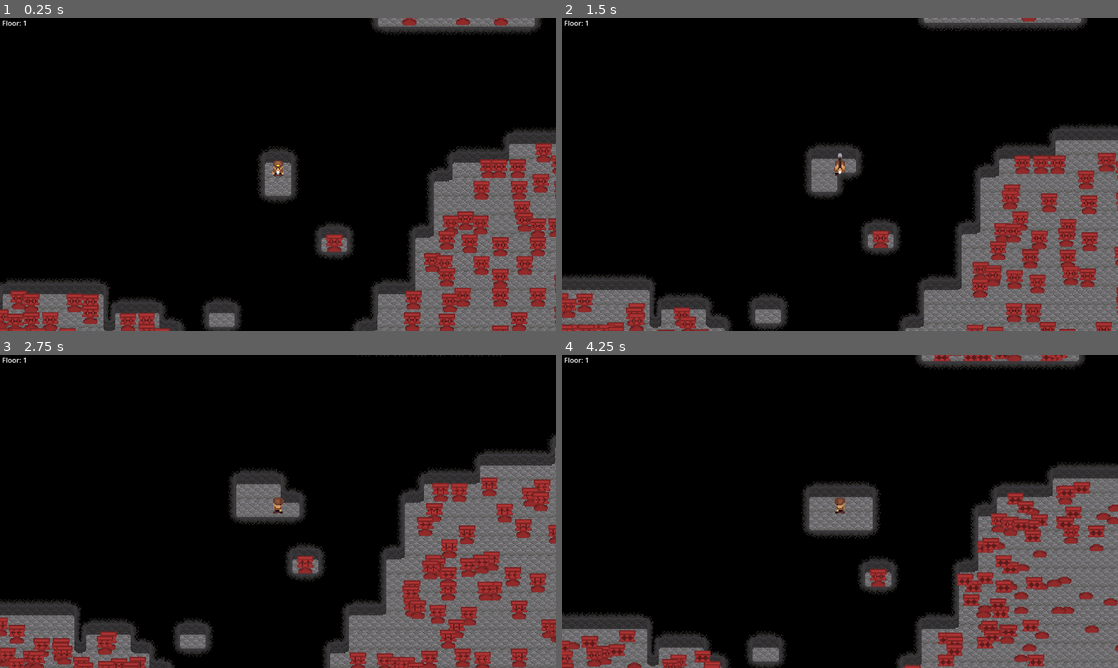
Above: before the commit, frames 1-4 (two rows, left to right).
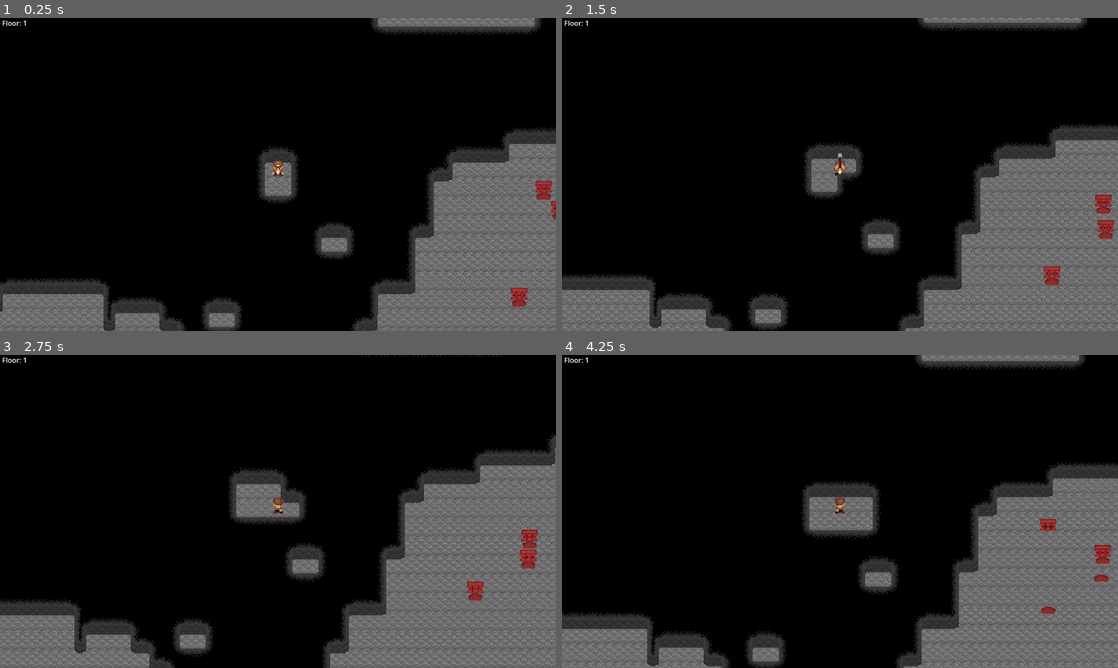
Above: after the commit, the same moments.

Repository: ethanbaedke/Mining-Game
Game: Godot game, scene res://game_manager.tscn
The game is run twice, just before and just after one commit, with the same random seed, the same clock (stepped at 60 frames per second) and the same inputs.
Inputs:
- Up to frame 1 (0.25 s): no input
- Up to frame 2 (1.5 s): hold Right (move_right) 0.53-1.28 s; tap C (use_pickaxe) at 0.6, 1.35 s; hold Down (move_down) from 1.28 s (still down)
- Up to frame 3 (2.75 s): release Down (move_down) at 2.03 s; hold Right (move_right) from 2.03 s (still down); tap C (use_pickaxe) at 2.1 s
- Up to frame 4 (4.25 s): release Right (move_right) at 2.78 s; hold Up (move_up) 2.78-3.53 s; tap C (use_pickaxe) at 2.85, 3.6 s; hold Left (move_left) from 3.53 s (still down)

The runs differ from the first frame. In frame 1, 7.0% of the frame differs, in the area x 0-100%, y 0-100%; in frame 2, 6.3%; in frame 3, 7.9%, in the area x 0-100%, y 39-100%; in frame 4, 6.8%.

Commit message:
Added secret rooms and gamepad support.

Diff:
--- a/mining-game/cannonhead_enemy.tscn
+++ b/mining-game/cannonhead_enemy.tscn
@@ -10,6 +10,7 @@
 size = Vector2(10, 3)
 
 [node name="CannonheadEnemy" type="Node2D" unique_id=1273210817]
+z_index = -2
 script = ExtResource("1_areo8")
 
 [node name="Head" type="Area2D" parent="." unique_id=1132862508]
--- a/mining-game/cave_hole.tscn
+++ b/mining-game/cave_hole.tscn
@@ -6,6 +6,7 @@
 radius = 5.0
 
 [node name="CaveHole" type="Area2D" unique_id=1440773]
+z_index = -3
 collision_layer = 0
 collision_mask = 2
 monitorable = false
--- a/mining-game/mine_level.gd
+++ b/mining-game/mine_level.gd
@@ -10,9 +10,12 @@
 
 const CAVE_HOLE_SCENE:PackedScene = preload("res://cave_hole.tscn")
 const CANNONHEAD_ENEMY_SCENE:PackedScene = preload("res://cannonhead_enemy.tscn")
+const SECRET_ROOM_SCENE:PackedScene = preload("res://secret_room.tscn")
 
 const MAP_WIDTH:int = 64
 const MAP_HEIGHT:int = 64
+# The width and height of a secret area use the same minimum size.
+const MIN_SECRET_AREA_SIZE:int = 3
 
 const CELL_NEIGHBORS:Array[TileSet.CellNeighbor] = [
 	TileSet.CellNeighbor.CELL_NEIGHBOR_RIGHT_SIDE,
@@ -52,15 +55,12 @@
 	_game_manager = get_parent()
 
 	# Generate the map
-	var map:PackedByteArray = _generate_map()
+	_generate_map()
 
 	# Place visual tiles for all physical tiles present in the wall_physical_layer.
 	var used_cell_coords:Array[Vector2i] = wall_physical_layer.get_used_cells()
 	for cell_coords:Vector2i in used_cell_coords:
 		_update_visual_tilemap_cell(cell_coords)
-
-	# Set the starting position of the player.
-	_set_player_starting_position(map)
 
 	# Listen for the player dying so we can fire our own event.
 	player_character.player_killed.connect(func() -> void:
@@ -88,6 +88,7 @@
 		# If this cell is empty, move the player there and return.
 		if (map[current.x + (current.y * MAP_WIDTH)] == 0):
 			player_character.global_position = (current * 16.0) + Vector2(8.0, 8.0)
+			map[current.x + (current.y * MAP_WIDTH)] = 1
 			return
 		# Otherwise, add its surrounding cells to the queue to be checked against.
 		else:
@@ -140,6 +141,11 @@
 				wall_physical_layer.set_cells_terrain_connect([Vector2i(x, y)], 0, 0)
 				map[x + (y * MAP_WIDTH)] = 1
 
+	# Set the starting position of the player here, before placing secret rooms, so they don't spawn in one.
+	_set_player_starting_position(map)
+
+	_place_secret_rooms(map)
+
 	# Setup our navigation here, since it should see physical tiles and holes.
 	_astar.region = Rect2i(0, 0, MAP_WIDTH, MAP_HEIGHT)
 	_astar.cell_size = Vector2(16.0, 16.0)
@@ -155,6 +161,114 @@
 
 	return map
 
+# Hollows wall sections and replaces them with secret rooms.
+func _place_secret_rooms(map:PackedByteArray) -> void:
+
+	# Place secret rooms until the largest available area doesn't meet our size requirement.
+	# NOTE: One issue here is that the largest rectangular area could be long and really thin. By having one dimension that doesn't meet our minimum size requirements,
+	#        we will return even though there are many other spaces to put secret rooms. This is okay for now, since it adds some randomness to how many secret rooms will spawn.
+	#         However, this issue should be noted and possibly ammended later.
+	while (true):
+
+		# Find largest filled rectangular area on map for secret room.
+		var rect:Rect2i = _get_largest_wall_rect()
+
+		# Ensure the area is big enough to fit a secret room. We -4 here since we leave two filled cells of space around the edges of the secret room.
+		if (rect.size.x - 4 < MIN_SECRET_AREA_SIZE || rect.size.y - 4 < MIN_SECRET_AREA_SIZE):
+			return
+
+		var clipped_rect:Rect2i = Rect2i(rect.position + Vector2i(2, 2), rect.size - Vector2i(4, 4))
+		_setup_secret_room(map, clipped_rect)
+
+# Sets up one secret room over the input rect, which is considered to be in cell coordinates.
+func _setup_secret_room(map:PackedByteArray, room_rect:Rect2i) -> void:
+
+	# Remove all cells from the secret rooms area.
+	var start:Vector2i = room_rect.position
+	var end:Vector2i = room_rect.position + room_rect.size
+	for y:int in range(start.y, end.y):
+		for x:int in range(start.x, end.x):
+			remove_tile(Vector2i(x, y))
+			map[x + (y * MAP_WIDTH)] = 0
+
+	# Spawn the secret room.
+	var room:SecretRoom = SECRET_ROOM_SCENE.instantiate()
+	self.add_child(room)
+	room.position = start * 16
+	room.set_size(room_rect.size)
+
+# Returns a rect, in cell coordinates, representing the largest wall rectangle in the map.
+func _get_largest_wall_rect() -> Rect2i:
+
+	var max_area:int = 0
+	var best_rect:Rect2i = Rect2i(0, 0, 0, 0)
+
+	# Tracks the amount of walls in each column of the map.
+	var heights:Array[int] = []
+	heights.resize(MAP_WIDTH)
+
+	for y:int in range(MAP_HEIGHT):
+
+		# Loop over every cell in the row, adding to it's height if a wall exists there and resetting it's height if not.
+		for x:int in range(MAP_WIDTH):
+			if (wall_physical_layer.get_cell_source_id(Vector2i(x, y)) != -1):
+				heights[x] += 1
+			else:
+				heights[x] = 0
+
+		# Find the largest wall rect within our currently processed rows.
+		var rect:Rect2i = _get_largest_wall_rect_from_sub_histogram(heights, y)
+
+		# Update the largest found rectangle if this one beats our previous.
+		var area:int = rect.size.x * rect.size.y
+		if (area > max_area):
+			max_area = area
+			best_rect = rect
+
+	return best_rect
+
+# Should only be called by _get_largest_wall_rect
+func _get_largest_wall_rect_from_sub_histogram(heights:Array[int], current_row:int) -> Rect2i:
+
+	# Each entry in left/right holds the location of the closest left/right height that is smaller than itself.
+	var left:Array[int] = []
+	left.resize(MAP_WIDTH)
+	var right:Array[int] = []
+	right.resize(MAP_WIDTH)
+	var stack:Array[int] = []
+
+	# Fill out the left array.
+	for i:int in range(MAP_WIDTH):
+		while (!stack.is_empty() && heights[stack[stack.size() - 1]] >= heights[i]):
+			stack.remove_at(stack.size() - 1)
+		if (stack.is_empty()):
+			left[i] = -1
+		else:
+			left[i] = stack[stack.size() - 1]
+		stack.append(i)
+
+	# Fill out the right array.
+	for i:int in range(MAP_WIDTH - 1, -1, -1):
+		while (!stack.is_empty() && heights[stack[stack.size() - 1]] >= heights[i]):
+			stack.remove_at(stack.size() - 1)
+		if (stack.is_empty()):
+			right[i] = MAP_WIDTH
+		else:
+			right[i] = stack[stack.size() - 1]
+		stack.append(i)
+
+	# Find the max rect
+	var max_area:int = 0
+	var best_rect:Rect2i = Rect2i(0, 0, 0, 0)
+	for i:int in range(MAP_WIDTH):
+		var width:int = right[i] - left[i] - 1
+		var area:int = heights[i] * width
+		if (area > max_area):
+			max_area = area
+			best_rect = Rect2i(left[i] + 1, (current_row - heights[i]) + 1, width, heights[i])
+
+	return best_rect
+
 # Places enemies around the map.
 func _place_enemies(map:PackedByteArray, rng:RandomNumberGenerator) -> void:
 
@@ -163,7 +277,7 @@
 		for x:int in range(MAP_WIDTH):
 
 			# For each empty cell, there is a 1% chance to spawn a cannonhead enemy.
-			if (map[x + (y * MAP_WIDTH)] == 0 && rng.randi_range(0, 1) == 0):
+			if (map[x + (y * MAP_WIDTH)] == 0 && rng.randi_range(0, 99) == 0):
 
 				# Spawn the cannonhead enemy.
 				map[x + (y * MAP_WIDTH)] = 1
--- a/mining-game/mine_level.tscn
+++ b/mining-game/mine_level.tscn
@@ -11,12 +11,13 @@
 script = ExtResource("1_ksevt")
 
 [node name="WallVisualLayer" type="TileMapLayer" parent="." unique_id=1229092932]
+z_index = -2
 y_sort_enabled = true
 tile_set = ExtResource("2_08n1b")
 
 [node name="WallPhysicalLayer" type="TileMapLayer" parent="." unique_id=865466753]
 visible = false
-z_index = 1
+z_index = -1
 tile_set = ExtResource("2_08n1b")
 
 [node name="MapOutlineLayer" type="TileMapLayer" parent="." unique_id=1579735637]
@@ -24,13 +25,14 @@
 tile_set = ExtResource("2_08n1b")
 
 [node name="PlayerCharacter" parent="." unique_id=824779425 instance=ExtResource("1_3x8yu")]
-position = Vector2(-21, -20)
+z_index = -2
+position = Vector2(-20, -20)
 
 [node name="Camera2D" type="Camera2D" parent="PlayerCharacter" unique_id=1592437344]
 zoom = Vector2(2.7, 2.7)
 
 [node name="FloorSprite" type="Sprite2D" parent="." unique_id=898848134]
-z_index = -2
+z_index = -4
 texture_repeat = 2
 texture = ExtResource("4_dv24s")
 region_enabled = true
--- a/mining-game/project.godot
+++ b/mining-game/project.godot
@@ -34,26 +34,46 @@
 move_left={
 "deadzone": 0.2,
 "events": [Object(InputEventKey,"resource_local_to_scene":false,"resource_name":"","device":-1,"window_id":0,"alt_press …(195 unchanged characters)…
+, Object(InputEventJoypadMotion,"resource_local_to_scene":false,"resource_name":"","device":-1,"axis":0,"axis_value":-1.0,"script":null)
+, Object(InputEventJoypadButton,"resource_local_to_scene":false,"resource_name":"","device":-1,"button_index":13,"pressure":0.0,"pressed":true,"script":null)
+, Object(InputEventJoypadMotion,"resource_local_to_scene":false,"resource_name":"","device":-1,"axis":2,"axis_value":-1.0,"script":null)
 ]
 }
 move_right={
 "deadzone": 0.2,
 "events": [Object(InputEventKey,"resource_local_to_scene":false,"resource_name":"","device":-1,"window_id":0,"alt_press …(195 unchanged characters)…
+, Object(InputEventJoypadMotion,"resource_local_to_scene":false,"resource_name":"","device":-1,"axis":0,"axis_value":1.0,"script":null)
+, Object(InputEventJoypadButton,"resource_local_to_scene":false,"resource_name":"","device":-1,"button_index":14,"pressure":0.0,"pressed":true,"script":null)
+, Object(InputEventJoypadMotion,"resource_local_to_scene":false,"resource_name":"","device":-1,"axis":2,"axis_value":1.0,"script":null)
 ]
 }
 move_up={
 "deadzone": 0.2,
 "events": [Object(InputEventKey,"resource_local_to_scene":false,"resource_name":"","device":-1,"window_id":0,"alt_press …(195 unchanged characters)…
+, Object(InputEventJoypadMotion,"resource_local_to_scene":false,"resource_name":"","device":-1,"axis":1,"axis_value":-1.0,"script":null)
+, Object(InputEventJoypadButton,"resource_local_to_scene":false,"resource_name":"","device":-1,"button_index":11,"pressure":0.0,"pressed":true,"script":null)
+, Object(InputEventJoypadMotion,"resource_local_to_scene":false,"resource_name":"","device":-1,"axis":3,"axis_value":-1.0,"script":null)
 ]
 }
 move_down={
 "deadzone": 0.2,
 "events": [Object(InputEventKey,"resource_local_to_scene":false,"resource_name":"","device":-1,"window_id":0,"alt_press …(195 unchanged characters)…
+, Object(InputEventJoypadMotion,"resource_local_to_scene":false,"resource_name":"","device":-1,"axis":1,"axis_value":1.0,"script":null)
+, Object(InputEventJoypadButton,"resource_local_to_scene":false,"resource_name":"","device":-1,"button_index":12,"pressure":0.0,"pressed":true,"script":null)
+, Object(InputEventJoypadMotion,"resource_local_to_scene":false,"resource_name":"","device":-1,"axis":3,"axis_value":1.0,"script":null)
 ]
 }
 use_pickaxe={
 "deadzone": 0.2,
 "events": [Object(InputEventKey,"resource_local_to_scene":false,"resource_name":"","device":-1,"window_id":0,"alt_press …(191 unchanged characters)…
+, Object(InputEventJoypadButton,"resource_local_to_scene":false,"resource_name":"","device":-1,"button_index":2,"pressure":0.0,"pressed":true,"script":null)
+, Object(InputEventJoypadButton,"resource_local_to_scene":false,"resource_name":"","device":-1,"button_index":3,"pressure":0.0,"pressed":true,"script":null)
+, Object(InputEventJoypadButton,"resource_local_to_scene":false,"resource_name":"","device":-1,"button_index":0,"pressure":0.0,"pressed":true,"script":null)
+, Object(InputEventJoypadButton,"resource_local_to_scene":false,"resource_name":"","device":-1,"button_index":1,"pressure":0.0,"pressed":true,"script":null)
+, Object(InputEventJoypadButton,"resource_local_to_scene":false,"resource_name":"","device":-1,"button_index":10,"pressure":0.0,"pressed":true,"script":null)
+, Object(InputEventJoypadButton,"resource_local_to_scene":false,"resource_name":"","device":-1,"button_index":9,"pressure":0.0,"pressed":true,"script":null)
+, Object(InputEventJoypadMotion,"resource_local_to_scene":false,"resource_name":"","device":-1,"axis":5,"axis_value":1.0,"script":null)
+, Object(InputEventJoypadMotion,"resource_local_to_scene":false,"resource_name":"","device":-1,"axis":4,"axis_value":1.0,"script":null)
 ]
 }
 
--- /dev/null
+++ b/mining-game/secret_room.gd
@@ -0,0 +1,27 @@
+class_name SecretRoom extends Area2D
+
+@onready var _collision_shape:CollisionShape2D = $CollisionShape2D
+@onready var _sprite:Sprite2D = $Sprite2D
+
+# Sets the size of the secret room. Assumes the secret rooms origin is at the top-left of where the secret room should go. Size parameter should be in cell coordinates.
+func set_size(size:Vector2i) -> void:
+
+	var pixel_size:Vector2 = (size * 16.0) + Vector2(20.0, 18.0)
+	var relative_position:Vector2 = (pixel_size * 0.5) - Vector2(10.0, 16.0)
+
+	# Update the collision shape size.
+	var shape:RectangleShape2D = _collision_shape.shape as RectangleShape2D
+	shape.size = pixel_size
+	_collision_shape.position = relative_position
+
+	# Update the sprite size.
+	_sprite.region_rect.size = pixel_size
+	_sprite.position = relative_position
+
+func _unhide_room() -> void:
+	_sprite.visible = false
+
+func _on_body_entered(body: Node2D) -> void:
+
+	if (body is PlayerCharacter):
+		_unhide_room()
--- /dev/null
+++ b/mining-game/secret_room.tscn
@@ -0,0 +1,33 @@
+[gd_scene format=3 uid="uid://b32wh16sdkou3"]
+
+[ext_resource type="Script" uid="uid://xbdjtwbmtto8" path="res://secret_room.gd" id="1_3jrxq"]
+
+[sub_resource type="Gradient" id="Gradient_3x1qm"]
+colors = PackedColorArray(0, 0, 0, 1, 0, 0, 0, 1)
+
+[sub_resource type="GradientTexture1D" id="GradientTexture1D_3x1qm"]
+gradient = SubResource("Gradient_3x1qm")
+width = 1
+
+[sub_resource type="RectangleShape2D" id="RectangleShape2D_3x1qm"]
+resource_local_to_scene = true
+size = Vector2(48, 48)
+
+[node name="SecretRoom" type="Area2D" unique_id=1982445248]
+z_index = -1
+collision_layer = 0
+collision_mask = 2
+monitorable = false
+script = ExtResource("1_3jrxq")
+
+[node name="Sprite2D" type="Sprite2D" parent="." unique_id=1986294962]
+position = Vector2(24, 24)
+texture = SubResource("GradientTexture1D_3x1qm")
+region_enabled = true
+region_rect = Rect2(0, 0, 48, 48)
+
+[node name="CollisionShape2D" type="CollisionShape2D" parent="." unique_id=1577022644]
+position = Vector2(24, 24)
+shape = SubResource("RectangleShape2D_3x1qm")
+
+[connection signal="body_entered" from="." to="." method="_on_body_entered"]
Not shown, added: mining-game/secret_room.gd.uid
